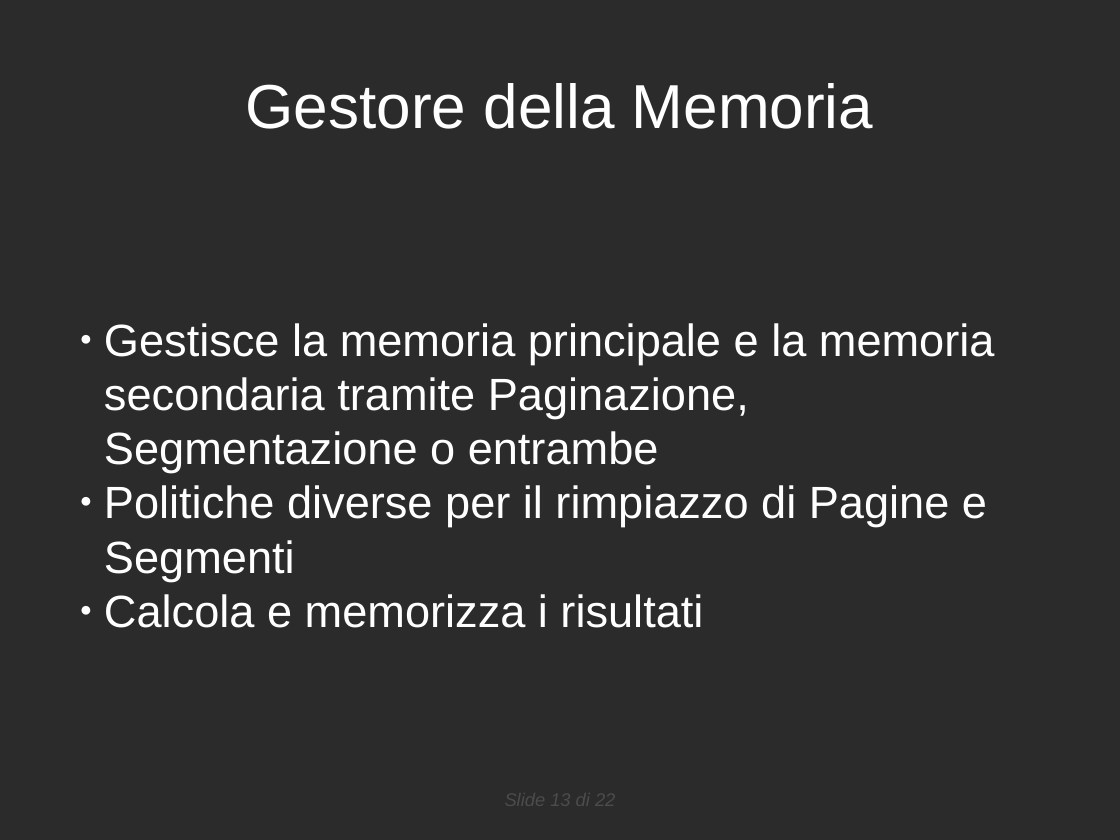
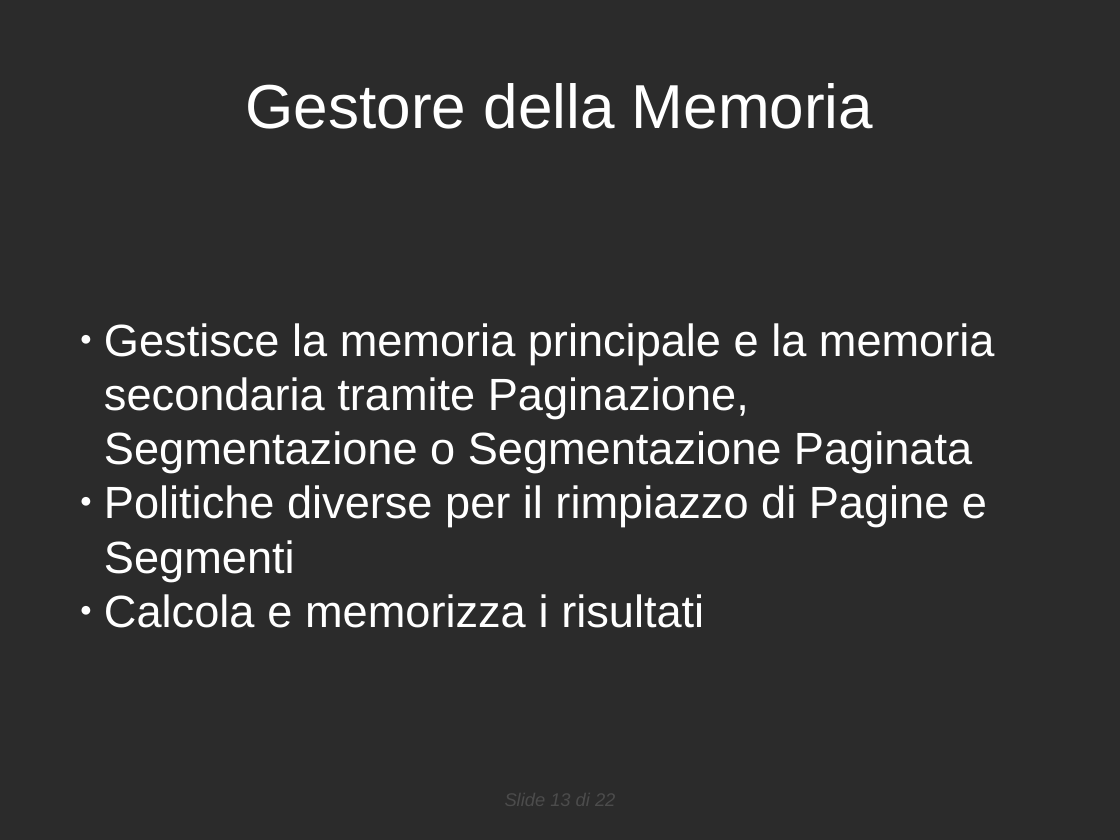
Before and after one commit to danybony/sigem, a slide deck: slide 13 of doc/RPP/presentazione.odp. Drawn at 1120x840 pixels with LibreOffice and Linux fonts; fonts in the diff are those of the drawing; background and template pictures are left out; a plain dark background stands for a picture behind light text. Boxes give left, top, right and bottom in pixels: in the first picture for what was removed or moved away, otherwise in the second. Text is boxed around its words. In the diff, an @@ line names an element or a change of style, - is before the commit and + after.

```diff
--- a/doc/RPP/presentazione.odp
+++ b/doc/RPP/presentazione.odp
@@ subtitle at bbox=[104, 323, 995, 473]: text changed @@
-  ● Gestisce la memoria principale e la memoria secondaria tramite Paginazione, Segmentazione o entrambe
+  ● Gestisce la memoria principale e la memoria secondaria tramite Paginazione, Segmentazione o Segmentazione Paginata
```
Also in this commit, not shown: 4 other slides changed.
